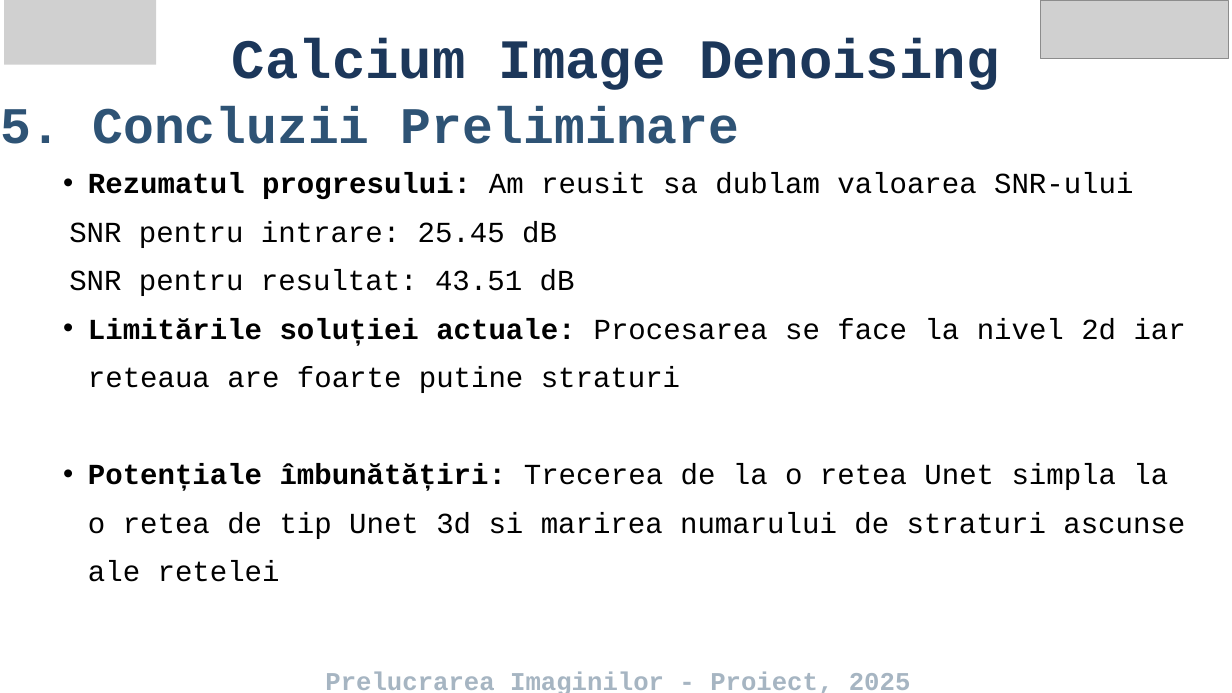
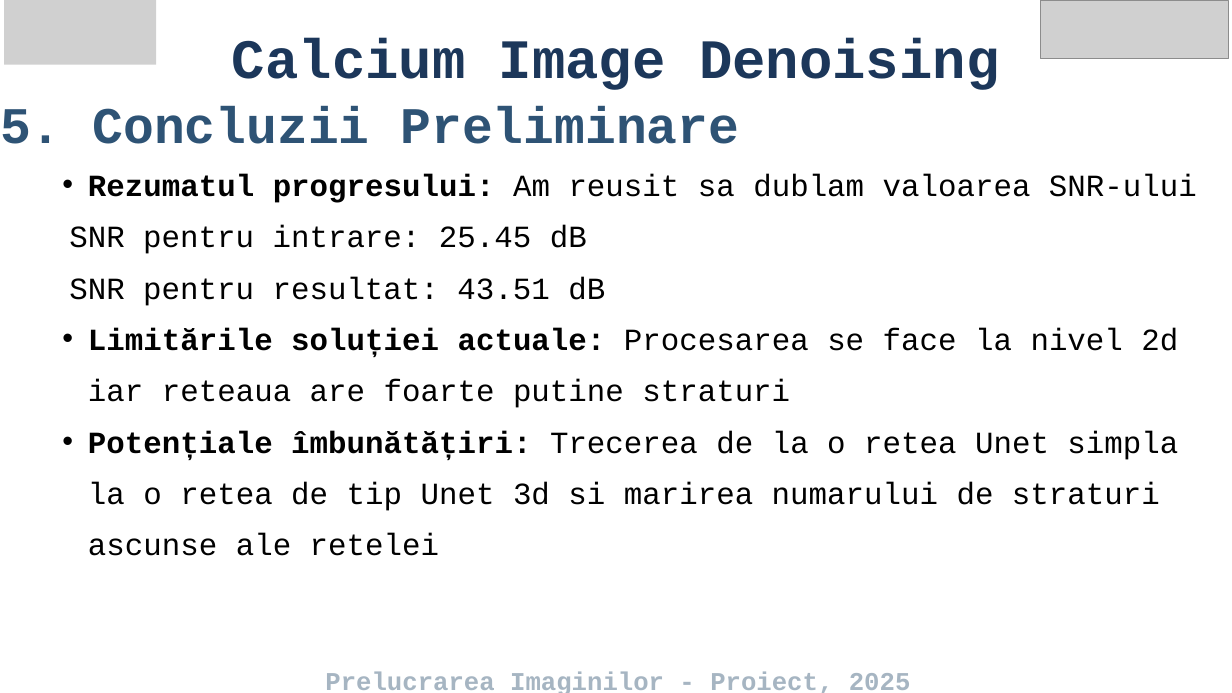
Before and after one commit to gsg211/CalciumDenoising, a slide deck: slide 6 of Calcium Image Denoising.pptx. Drawn at 1232x693 pixels with LibreOffice and Linux fonts; fonts in the diff are those of the drawing; grey boxes stand for pictures. Boxes give left, top, right and bottom in pixels: in the first picture for what was removed or moved away, otherwise in the second. Text is boxed around its words. In the diff, an @@ line names an element or a change of style, - is before the commit and + after.

```diff
--- a/Calcium Image Denoising.pptx
+++ b/Calcium Image Denoising.pptx
@@ text "Rezumatul progresului: Am reusit sa ..." at box(69, 174, 1197, 556): size 34 to 36 pt; indent changed @@
```
Also in this commit, not shown: 4 other slides changed.
